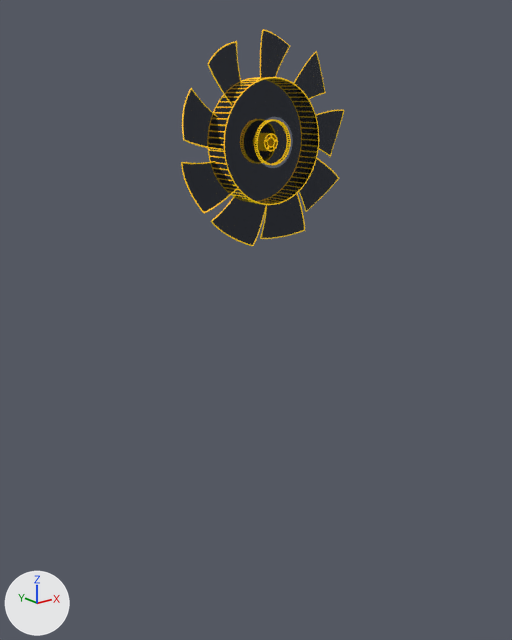
What one commit did to the glTF model assets/fun001-panel.glb.
Before and after are seen from a camera (50 mm lens) standing at (-0.712, -0.95, 0.798) and looking at (0.022, -0.034, 0.432). The lights are fixed; the arrows at lower left show +X, +Y and +Z. Where no turn or scale is listed for an object, it has been applied to the vertices. Vertices at the same position are counted once.

Names of what the first picture shows: 'face-front01', 'face-panel', 'face-panel.001', 'line-panel', 'line^panel'.
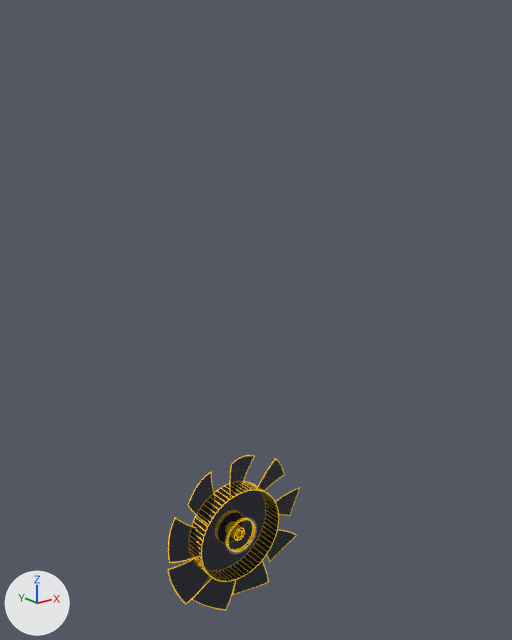
Where the change shows, as pixel boxes [x1, y1, x2, y2] in the pictures (512 x 640 px; the box of a moved part takes in the faces that stretch with it):
'face-panel', reshaped, moved (17% narrower, 27% shorter)
    before: [183, 31, 343, 245]
    after: [168, 455, 300, 611]
'face-front01', deleted
    before: [225, 78, 318, 204]
'face-panel.001', deleted
    before: [209, 79, 290, 201]
'line-panel', deleted
    before: [208, 77, 319, 205]
'line^panel', deleted
    before: [181, 29, 344, 246]
part 1 of me_円柱_016, moved or reshaped
    before: [261, 31, 289, 79]
    after: [230, 456, 254, 495]
part 2 of me_円柱_016, moved or reshaped
    before: [294, 53, 325, 99]
    after: [258, 460, 284, 490]
part 3 of me_円柱_016, moved or reshaped
    before: [316, 111, 343, 155]
    after: [276, 489, 299, 515]
part 4 of me_円柱_016, moved or reshaped
    before: [300, 159, 338, 211]
    after: [267, 530, 296, 561]
part 5 of me_円柱_016, moved or reshaped
    before: [261, 194, 304, 238]
    after: [233, 562, 268, 594]
part 6 of me_円柱_016, moved or reshaped
    before: [212, 196, 266, 245]
    after: [193, 578, 235, 609]
part 7 of me_円柱_016, moved or reshaped
    before: [183, 162, 236, 212]
    after: [169, 559, 211, 603]
part 8 of me_円柱_016, moved or reshaped
    before: [183, 90, 222, 149]
    after: [169, 519, 200, 562]
part 9 of me_円柱_016, moved or reshaped
    before: [209, 43, 241, 103]
    after: [189, 473, 215, 523]
part 10 of me_円柱_016, added
    after: [168, 455, 300, 611]

The edits, one by one:
me_円柱_016 is used by ob_face_panel; location (0.0, -0.091, 0.734).
me_円柱_016 had 423 vertices, 405 faces and spanned x -0.158..0.155, y -0.008..0.015, z -0.154..0.158.
me_円柱_016 now has 6595 vertices, 13383 faces and spans x -0.159..0.156, y -0.018..0.025, z -0.155..0.159.
me_円柱_016 part 1: the loose piece of 47 vertices spanning x -0.023..0.054, y -0.008..0.015, z 0.09..0.158 is moved by (0.0, -0.004, 0.0).
me_円柱_016 part 2: the loose piece of 47 vertices spanning x 0.041..0.131, y -0.008..0.015, z 0.054..0.132 is moved by (0.0, -0.004, 0.0).
me_円柱_016 part 3: the loose piece of 47 vertices spanning x 0.085..0.155, y -0.008..0.015, z -0.029..0.046 is moved by (0.0, -0.004, 0.0).
me_円柱_016 part 4: the loose piece of 47 vertices spanning x 0.067..0.145, y -0.008..0.015, z -0.116..-0.026 is moved by (0.0, -0.004, 0.0).
me_円柱_016 part 5: the loose piece of 47 vertices spanning x -0.003..0.071, y -0.008..0.015, z -0.151..-0.077 is moved by (0.0, -0.004, 0.0).
me_円柱_016 part 6: the loose piece of 47 vertices spanning x -0.098..-0.01, y -0.008..0.015, z -0.154..-0.077 is moved by (0.0, -0.004, 0.0).
me_円柱_016 part 7: the loose piece of 47 vertices spanning x -0.148..-0.067, y -0.008..0.015, z -0.094..-0.023 is moved by (0.0, -0.004, 0.0).
me_円柱_016 part 8: the loose piece of 47 vertices spanning x -0.158..-0.085, y -0.008..0.015, z -0.006..0.077 is moved by (0.0, -0.004, 0.0).
me_円柱_016 part 9: the loose piece of 47 vertices spanning x -0.115..-0.04, y -0.008..0.015, z 0.055..0.142 is moved by (0.0, -0.004, 0.0).
me_円柱_016 part 10: 6044 vertices added at x -0.159..0.156, y -0.018..0.025, z -0.155..0.159.
me_円柱_016 part 11: the surface is now shaded flat.
me_円柱_016 now uses material mat_constant2 (orange #fc9a00).
Object 'face-front01' (ob_face_front01) is deleted.
Object 'face-panel' (ob_face_panel) moves from (0.0, -0.091, 0.734) to (0.0, 0.0, 0.0).
Object 'face-panel.001' (ob_face_panel_001) is deleted.
Object 'line^panel' (ob_line_panel) is deleted.
Object 'line-panel' (ob_line_panel_1) is deleted.
